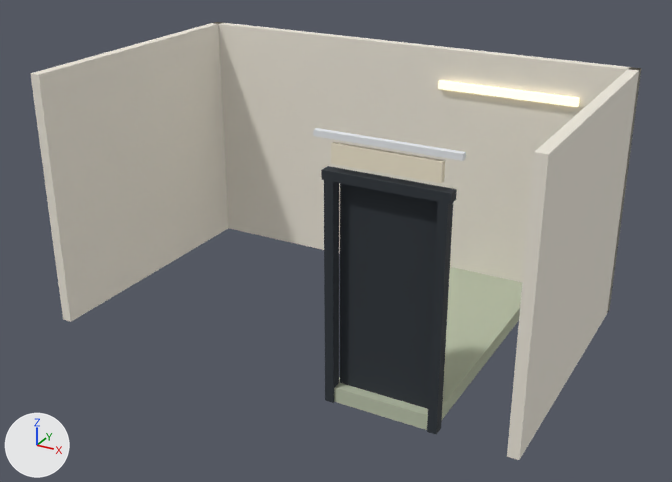
The glTF model public/assets/blocks/escaleras_cota.gltf: old version first, new version second.
Rendered twice from a 50 mm lens placed at (3.94, -7.23, 4.41), pointed at (0.05, -0.15, 0.87). The lights are fixed; the arrows at lower left show +X, +Y and +Z. The first picture is the older version. Where no turn or scale is listed for an object, it has been applied to the vertices.

The first picture shows 'dintel', 'forjado_entrada', 'hueco', 'jamba_der', 'jamba_izq', 'luz_interior', 'muro_der', 'muro_fondo', 'muro_izq', 'rotulo', 'tira_luz'.
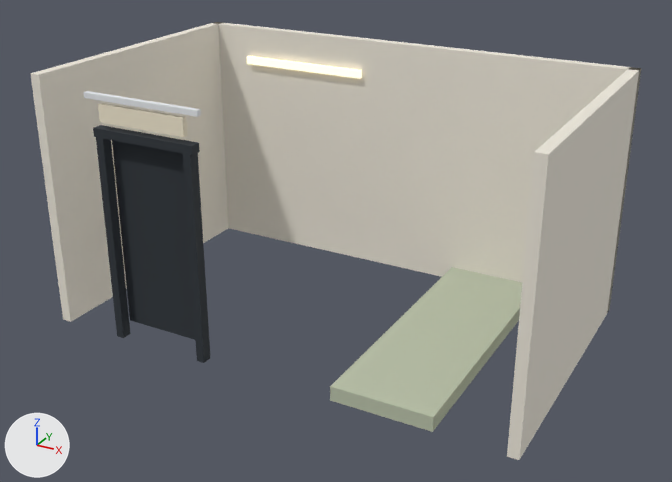
Changed parts and their boxes [x1, y1, x2, y2] in the pictures (672 x 482 px):
'hueco', moved: before [340, 183, 438, 409]; after [112, 140, 195, 340]
'jamba_izq', moved: before [427, 202, 453, 434]; after [183, 153, 210, 363]
'jamba_der', moved: before [324, 180, 339, 403]; after [96, 137, 131, 338]
'rotulo', moved: before [331, 142, 445, 184]; after [98, 103, 187, 137]
'dintel', moved: before [321, 166, 457, 204]; after [93, 125, 200, 155]
'tira_luz', moved: before [313, 128, 466, 161]; after [83, 91, 201, 117]
'luz_interior', moved: before [438, 80, 580, 107]; after [247, 56, 362, 78]

Edits to the bpy script that builds the scene:
```text
Change ob_luz_interior:
    ob_luz_interior.location: (1.14, 1.27, 2.11) -> (-1.14, 1.27, 2.11)
Change ob_hueco:
    ob_hueco.location: (1.14, -1.26, 1.06) -> (-1.14, -1.26, 1.06)
Change ob_jamba_izq:
    ob_jamba_izq.location: (1.61, -1.35, 0.99) -> (-0.67, -1.35, 0.99)
Change ob_jamba_der:
    ob_jamba_der.location: (0.67, -1.35, 0.99) -> (-1.61, -1.35, 0.99)
Change ob_dintel:
    ob_dintel.location: (1.14, -1.35, 2.02) -> (-1.14, -1.35, 2.02)
Change ob_rotulo:
    ob_rotulo.location: (1.14, -1.37, 2.2) -> (-1.14, -1.37, 2.2)
Change ob_tira_luz:
    ob_tira_luz.location: (1.14, -1.37, 2.34) -> (-1.14, -1.37, 2.34)
```
